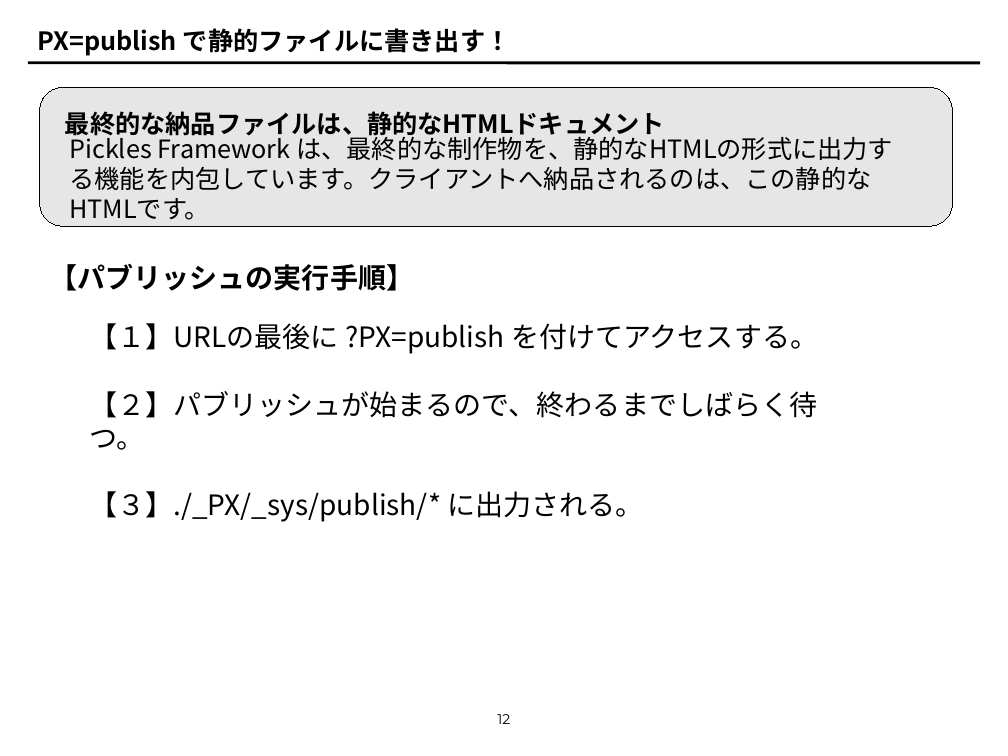
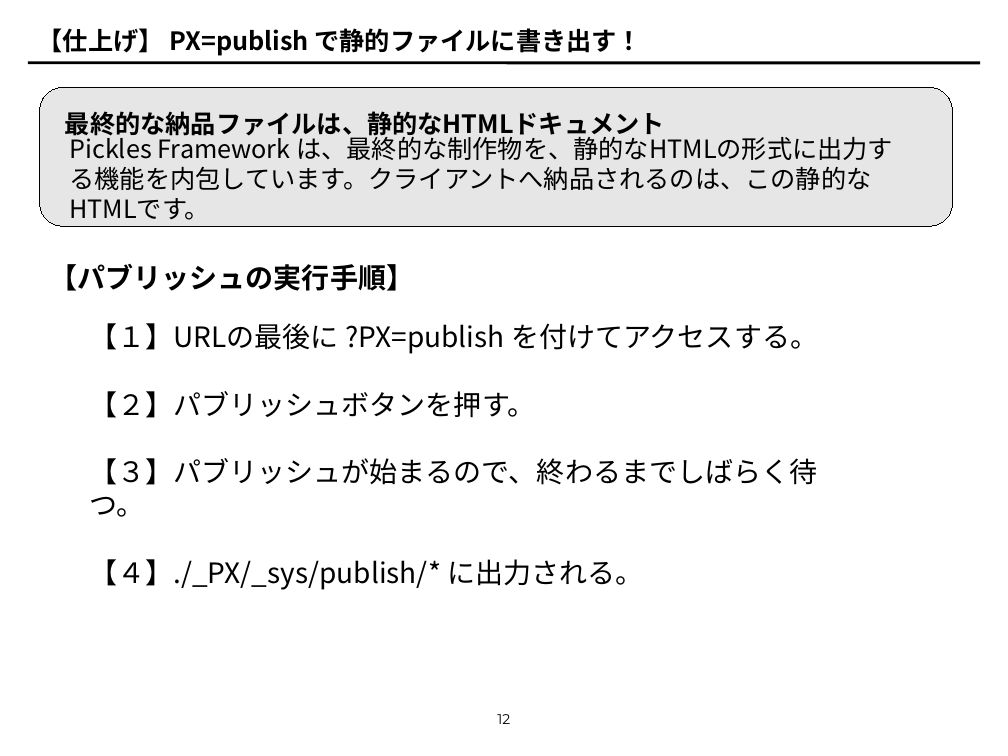
Before and after one commit to tomk79/PxDocuments, a slide deck: slide 12 of PxFW_invitation.odp. Drawn at 1008x756 pixels with LibreOffice and Linux fonts; fonts in the diff are those of the drawing. Boxes give left, top, right and bottom in pixels: in the first picture for what was removed or moved away, otherwise in the second. Text is boxed around its words. In the diff, an @@ line names an element or a change of style, - is before the commit and + after.

```diff
--- a/PxFW_invitation.odp
+++ b/PxFW_invitation.odp
@@ title at (38,28,643,56): text changed @@
-PX=publish で静的ファイルに書き出す！
+【仕上げ】 PX=publish で静的ファイルに書き出す！
@@ text at (89,391,817,590): text changed @@
-【２】パブリッシュが始まるので、終わるまでしばらく待つ。
-【３】./_PX/_sys/publish/* に出力される。
+【２】パブリッシュボタンを押す。
+【３】パブリッシュが始まるので、終わるまでしばらく待つ。
+【４】./_PX/_sys/publish/* に出力される。
```
Also in this commit, not shown: 14 other slides changed, 13 slides added, 9 slides removed.
